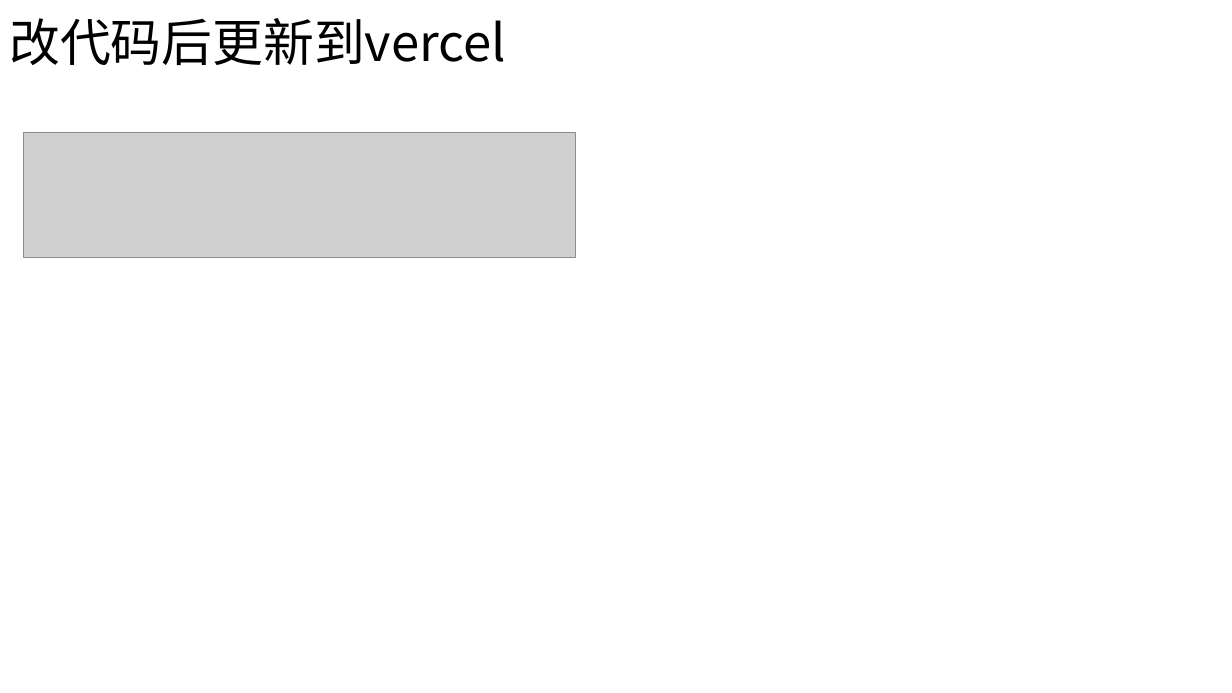
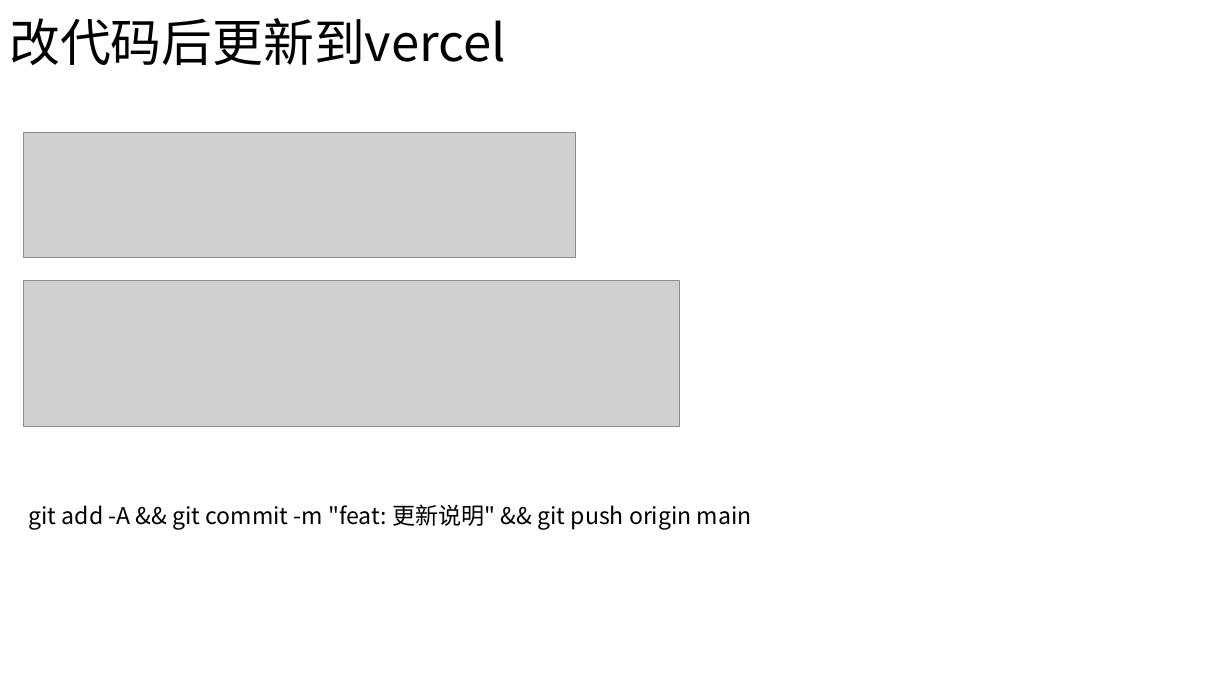
Before and after one commit to a0956610123/mytolist, a slide deck: slide 12 of doc/操作手册.pptx. Drawn at 1232x693 pixels with LibreOffice and Linux fonts; fonts in the diff are those of the drawing; grey boxes stand for pictures. Boxes give left, top, right and bottom in pixels: in the first picture for what was removed or moved away, otherwise in the second. Text is boxed around its words. In the diff, an @@ line names an element or a change of style, - is before the commit and + after.

Commit message:
feat: 更新说明

```diff
--- a/doc/操作手册.pptx
+++ b/doc/操作手册.pptx
@@ picture added at [23, 281, 679, 427] @@
@@ text added at [28, 504, 752, 530], 18 pt, text #000000 @@
+git add -A && git commit -m "feat: 更新说明" && git push origin main
```
Also in this commit, not shown: 1 other slide changed.
